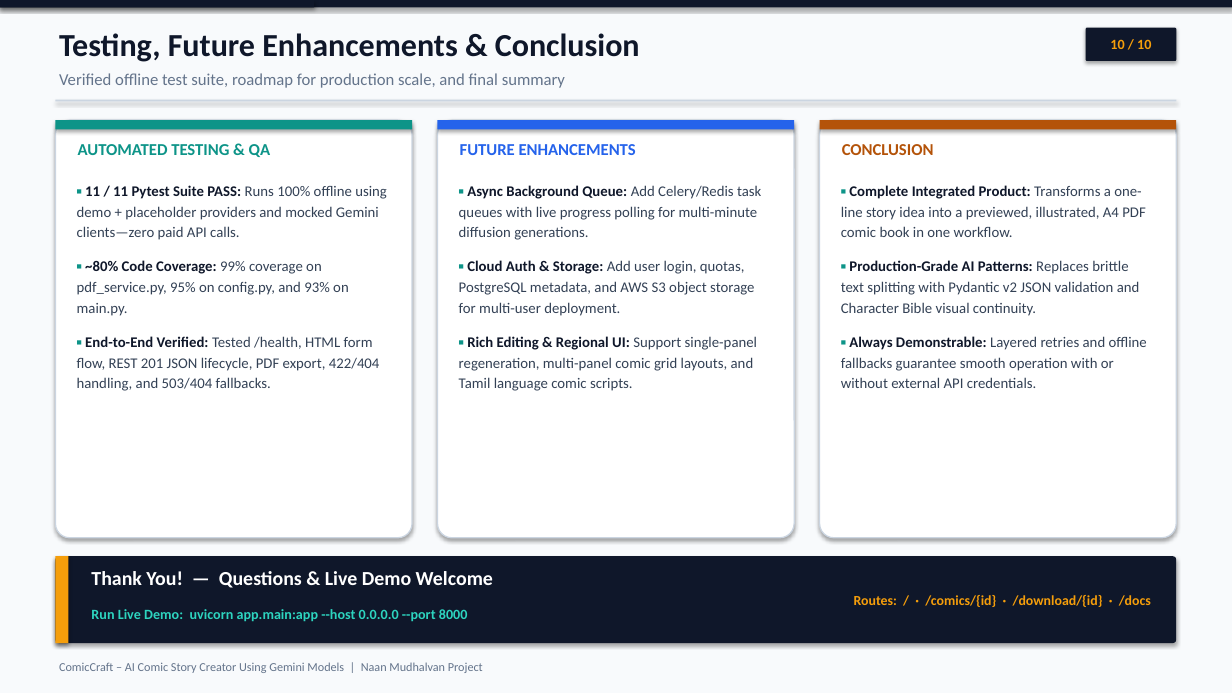
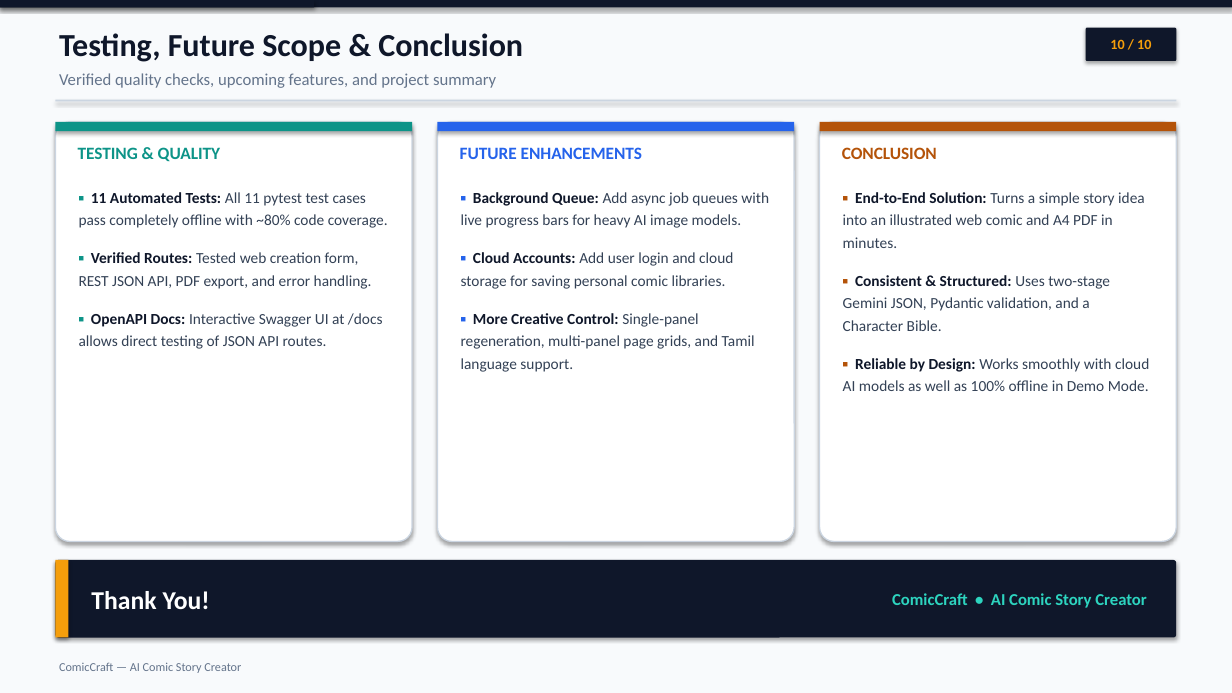
Before and after one commit to gokulraj0708/ComicCraft, a slide deck: slide 10 of ComicCraft_10_Slides_Presentation.pptx. Drawn at 1232x693 pixels with LibreOffice and Linux fonts; fonts in the diff are those of the drawing. Boxes give left, top, right and bottom in pixels: in the first picture for what was removed or moved away, otherwise in the second. Text is boxed around its words. In the diff, an @@ line names an element or a change of style, - is before the commit and + after.

Commit message:
Simplify 10-slide presentation to pure ComicCraft project content

```diff
--- a/ComicCraft_10_Slides_Presentation.pptx
+++ b/ComicCraft_10_Slides_Presentation.pptx
@@ text at <box>59,33,523,62</box>: text changed @@
-Testing, Future Enhancements & Conclusion
+Testing, Future Scope & Conclusion
@@ text at <box>59,73,496,88</box>: text changed @@
-Verified offline test suite, roadmap for production scale, and final summary
+Verified quality checks, upcoming features, and project summary
@@ text at <box>78,147,220,162</box>: text changed; size 13 to 13.5 pt @@
-AUTOMATED TESTING & QA
+TESTING & QUALITY
@@ text "FUTURE ENHANCEMENTS" at <box>460,147,642,159</box>: size 13 to 13.5 pt @@
@@ 3 rounded rectangles: place and size @@
-3 rounded rectangles at <box>55,120,1177,538</box>
+3 rounded rectangles at <box>55,122,1177,542</box>
@@ text "CONCLUSION" at <box>842,147,937,159</box>: size 13 to 13.5 pt @@
@@ text at <box>79,192,388,349</box>: text changed; size 11.5 to 12 pt @@
-▪ 11 / 11 Pytest Suite PASS: Runs 100% offline using demo + placeholder providers and mocked Gemini clients—zero paid API calls.
-▪ ~80% Code Coverage: 99% coverage on pdf_service.py, 95% on config.py, and 93% on main.py.
-▪ End-to-End Verified: Tested /health, HTML form flow, REST 201 JSON lifecycle, PDF export, 422/404 handling, and 503/404 fallbacks.
+▪ 11 Automated Tests: All 11 pytest test cases pass completely offline with ~80% code coverage.
+▪ Verified Routes: Tested web creation form, REST JSON API, PDF export, and error handling.
+▪ OpenAPI Docs: Interactive Swagger UI at /docs allows direct testing of JSON API routes.
@@ text at <box>461,192,769,372</box>: text changed; size 11.5 to 12 pt @@
-▪ Async Background Queue: Add Celery/Redis task queues with live progress polling for multi-minute diffusion generations.
-▪ Cloud Auth & Storage: Add user login, quotas, PostgreSQL metadata, and AWS S3 object storage for multi-user deployment.
-▪ Rich Editing & Regional UI: Support single-panel regeneration, multi-panel comic grid layouts, and Tamil language comic scripts.
+▪ Background Queue: Add async job queues with live progress bars for heavy AI image models.
+▪ Cloud Accounts: Add user login and cloud storage for saving personal comic libraries.
+▪ More Creative Control: Single-panel regeneration, multi-panel page grids, and Tamil language support.
@@ text at <box>843,192,1149,391</box>: text changed; size 11.5 to 12 pt @@
-▪ Complete Integrated Product: Transforms a one-line story idea into a previewed, illustrated, A4 PDF comic book in one workflow.
-▪ Production-Grade AI Patterns: Replaces brittle text splitting with Pydantic v2 JSON validation and Character Bible visual continuity.
-▪ Always Demonstrable: Layered retries and offline fallbacks guarantee smooth operation with or without external API credentials.
+▪ End-to-End Solution: Turns a simple story idea into an illustrated web comic and A4 PDF in minutes.
+▪ Consistent & Structured: Uses two-stage Gemini JSON, Pydantic validation, and a Character Bible.
+▪ Reliable by Design: Works smoothly with cloud AI models as well as 100% offline in Demo Mode.
@@ rounded rectangle: place and size @@
-rounded rectangle at <box>55,556,1177,643</box>
+rounded rectangle at <box>55,560,1177,638</box>
@@ rectangle: place and size @@
-rectangle at <box>55,556,68,643</box>
+rectangle at <box>55,560,68,638</box>
@@ text "Thank You!" at <box>91,591,210,609</box>: vertical alignment top to middle @@
@@ text at <box>91,591,210,609</box>: text changed; size 15.5 to 20 pt @@
-Thank You! — Questions & Live Demo Welcome
+Thank You!
@@ text removed at <box>854,595,1151,607</box> @@
-Routes: / · /comics/{id} · /download/{id} · /docs
@@ text added at <box>892,593,1146,608</box>, 13 pt, text #2DD4BF, bold @@
+ComicCraft • AI Comic Story Creator
@@ text removed at <box>91,609,468,622</box> @@
-Run Live Demo: uvicorn app.main:app --host 0.0.0.0 --port 8000
@@ text at <box>59,662,241,673</box>: text changed @@
-ComicCraft – AI Comic Story Creator Using Gemini Models | Naan Mudhalvan Project
+ComicCraft — AI Comic Story Creator
```
Also in this commit, not shown: 9 other slides changed, 1 other file.
